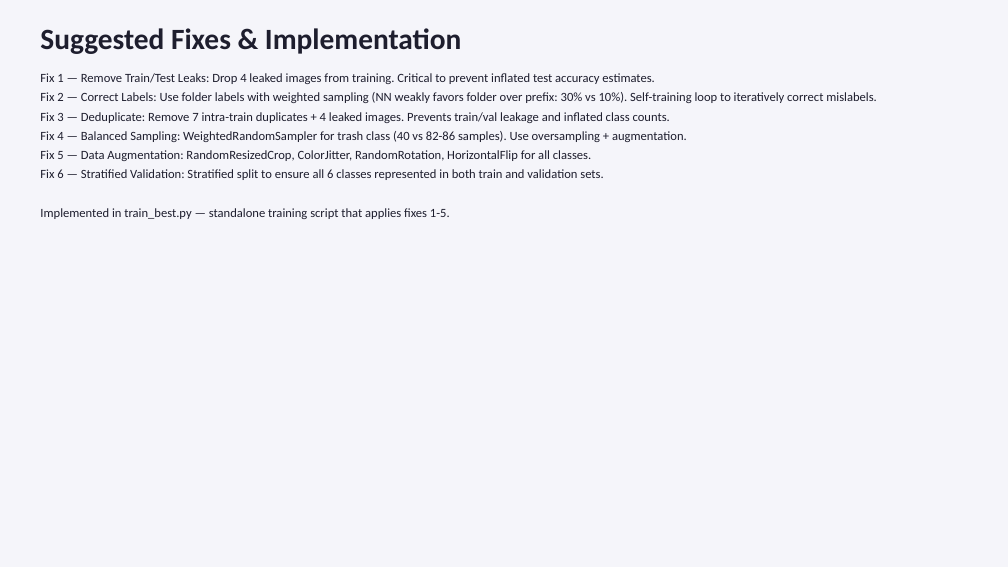
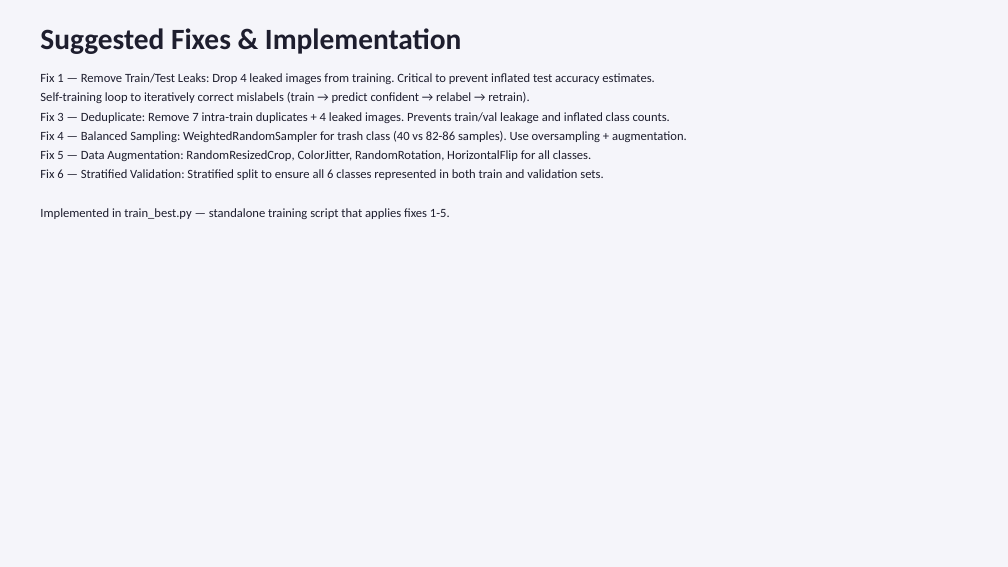
Before and after one commit to adityashirsatrao007/hackaithon-waste-classification, a slide deck: slide 4 of reports/Round1_Data_Detective.pptx. Drawn at 1008x567 pixels with LibreOffice and Linux fonts; fonts in the diff are those of the drawing. Boxes give left, top, right and bottom in pixels: in the first picture for what was removed or moved away, otherwise in the second. Text is boxed around its words. In the diff, an @@ line names an element or a change of style, - is before the commit and + after.

```diff
--- a/reports/Round1_Data_Detective.pptx
+++ b/reports/Round1_Data_Detective.pptx
@@ text at <box>40,92,529,103</box>: text changed @@
-Fix 2 — Correct Labels: Use folder labels with weighted sampling (NN weakly favors folder over prefix: 30% vs 10%). Self-training loop to iteratively correct mislabels.
+Self-training loop to iteratively correct mislabels (train → predict confident → relabel → retrain).
```
Also in this commit, not shown: 2 other slides changed.
